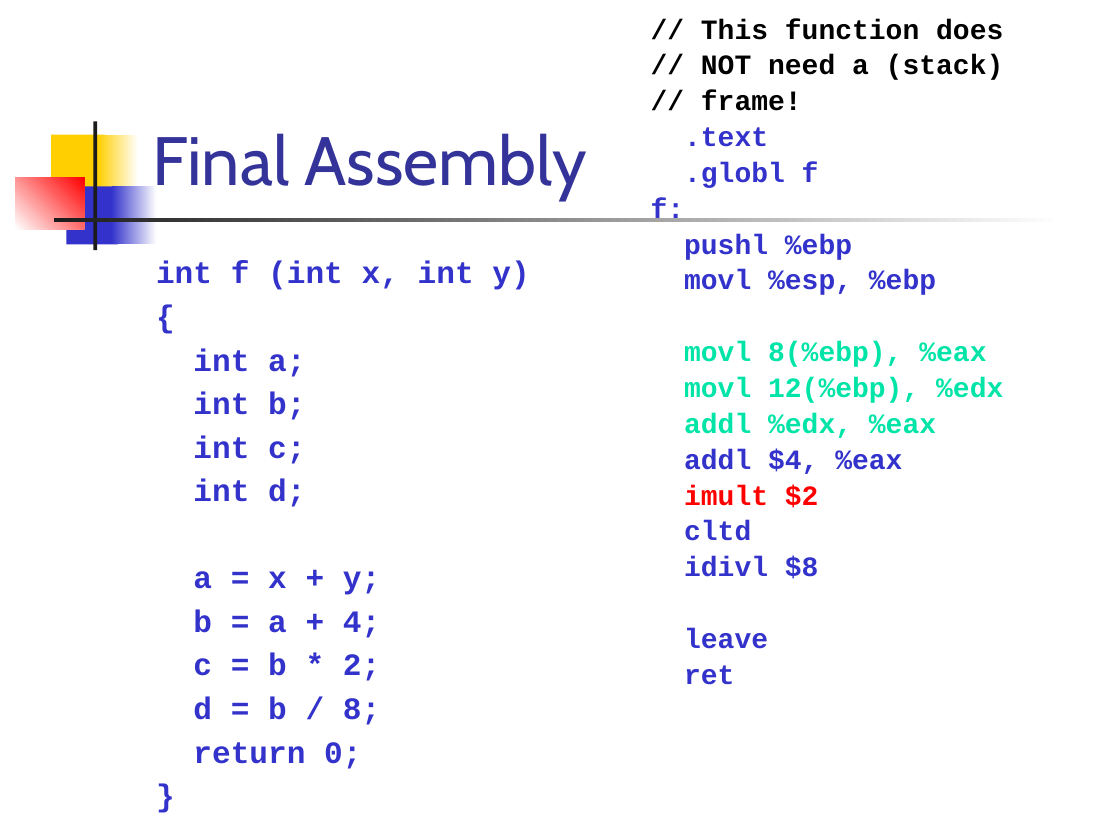
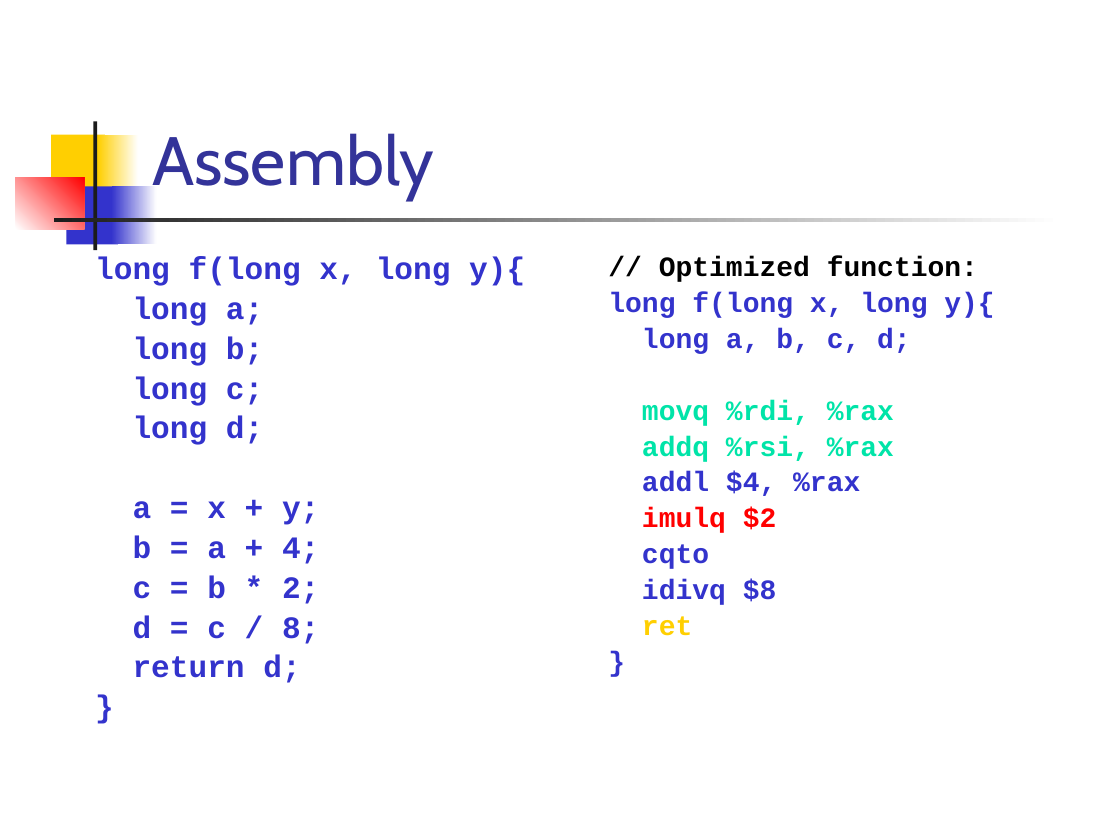
Before and after one commit to csslab-ustc/csslab-ustc.github.io, a slide deck: slide 8 of courses/compiler/slides/lec18-reg-alloc-gc.pptx (slide 9 before the commit). Drawn at 1120x840 pixels with LibreOffice and Linux fonts; fonts in the diff are those of the drawing. Boxes give left, top, right and bottom in pixels: in the first picture for what was removed or moved away, otherwise in the second. Text is boxed around its words. In the diff, an @@ line names an element or a change of style, - is before the commit and + after.

```diff
--- a/courses/compiler/slides/lec18-reg-alloc-gc.pptx
+++ b/courses/compiler/slides/lec18-reg-alloc-gc.pptx
@@ title at [152, 133, 434, 201]: text changed @@
-Final Assembly
+Assembly
@@ text "long f(long x, long y){": place and size @@
-text "long f(long x, long y){" at [156, 261, 529, 769]
+text "long f(long x, long y){" at [95, 257, 525, 683]
@@ text at [95, 257, 525, 445]: text changed @@
-int f (int x, int y)
-{
-int a;
-int b;
-int c;
-int d;
+long f(long x, long y){
+long a;
+long b;
+long c;
+long d;
@@ text at [608, 257, 994, 636]: paragraph added @@
+}
@@ text "// Optimized function:": place and size @@
-text "// Optimized function:" at [651, 19, 1004, 685]
+text "// Optimized function:" at [608, 257, 994, 636]
@@ text at [608, 257, 994, 605]: text changed @@
-// This function does
-// NOT need a (stack)
-// frame!
-.text
-.globl f
-f:
-pushl %ebp
-movl %esp, %ebp
-movl 8(%ebp), %eax
-movl 12(%ebp), %edx
-addl %edx, %eax
-addl $4, %eax
-imult $2
-cltd
-idivl $8
-leave
+// Optimized function:
+long f(long x, long y){
+long a, b, c, d;
+movq %rdi, %rax
+addq %rsi, %rax
+addl $4, %rax
+imulq $2
+cqto
+idivq $8
@@ text at [133, 501, 319, 604]: line spacing 1 to 0.9 @@
@@ text at [133, 615, 319, 683]: text changed @@
-d = b / 8;
-return 0;
+d = c / 8;
+return d;
@@ text at [642, 616, 692, 636]: text colour #3333CC to #FFCF01 in "ret" @@
```
Also in this commit, not shown: 53 other slides changed, 3 slides added, 1 slide removed, 8 other files.
